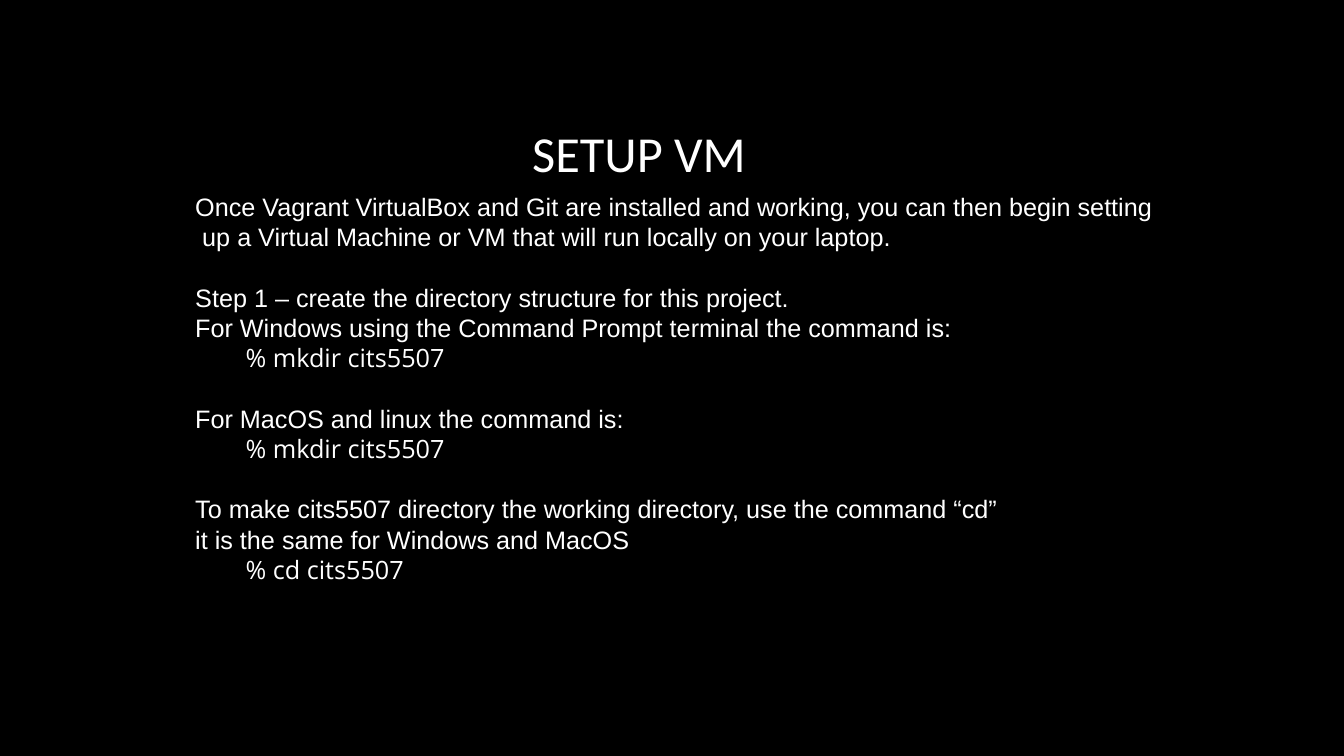
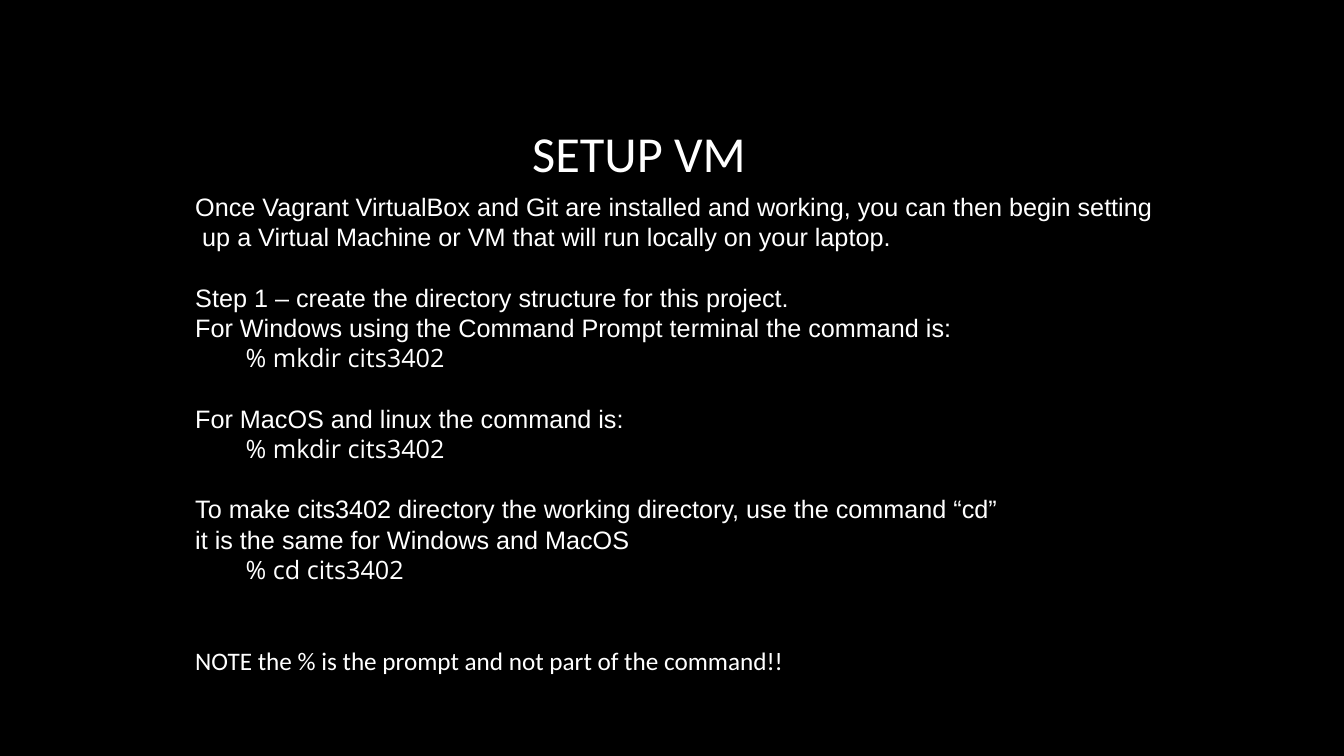
Before and after one commit to chrisbuwahpc/HPC, a slide deck: slide 5 of VM_instructions.pptx. Drawn at 1344x756 pixels with LibreOffice and Linux fonts; fonts in the diff are those of the drawing; background and template pictures are left out. Boxes give left, top, right and bottom in pixels: in the first picture for what was removed or moved away, otherwise in the second. Text is boxed around its words. In the diff, an @@ line names an element or a change of style, - is before the commit and + after.

```diff
--- a/VM_instructions.pptx
+++ b/VM_instructions.pptx
@@ text at [273,348,445,368]: text changed @@
-  % mkdir cits5507
+  % mkdir cits3402
@@ text at [195,439,996,524]: text changed @@
-  % mkdir cits5507
-To make cits5507 directory the working directory, use the command “cd”
+  % mkdir cits3402
+To make cits3402 directory the working directory, use the command “cd”
@@ text at [195,560,783,674]: text changed; font Open Sans to Calibri @@
-  % cd cits5507
+  % cd cits3402
+NOTE the % is the prompt and not part of the command!!
```
Also in this commit, not shown: 5 other slides changed, 1 other file.
